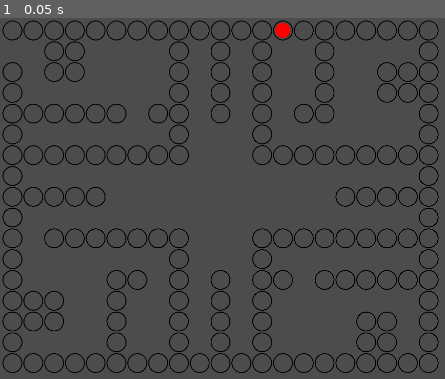
Above: before the commit, frame 1.
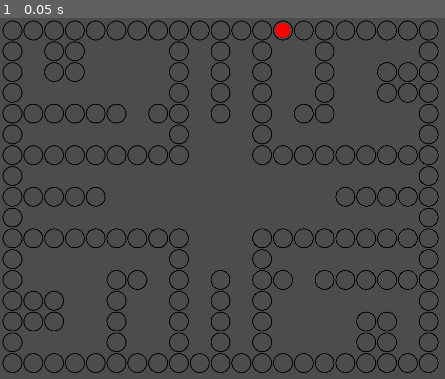
Above: after the commit, the same moment.

Repository: AngryTea/BoomBoomSorry
Game: Godot game, scene res://Main.tscn
The game is run twice, just before and just after one commit, with the same random seed, the same clock (stepped at 60 frames per second) and the same inputs.
Inputs:
- Up to frame 1 (0.05 s): no input

The runs differ from the first frame. In frame 1, less than 0.1% of the frame differs, in the area x 0-10%, y 6-64%.

Commit message:
Fixed map

Diff:
--- a/World/sample.json
+++ b/World/sample.json
@@ -1265,7 +1265,7 @@
     },
     {
         "id": 142,
-        "x": 250,
+        "x": 200,
         "y": 500,
         "next": [
             143
@@ -1274,7 +1274,7 @@
     },
     {
         "id": 143,
-        "x": 200,
+        "x": 150,
         "y": 500,
         "next": [
             144
@@ -1283,7 +1283,7 @@
     },
     {
         "id": 144,
-        "x": 150,
+        "x": 100,
         "y": 500,
         "next": [
             145
@@ -1292,7 +1292,7 @@
     },
     {
         "id": 145,
-        "x": 100,
+        "x": 50,
         "y": 500,
         "next": [
             132
@@ -1570,7 +1570,7 @@
     {
         "id": 176,
         "x": 0,
-        "y": 100,
+        "y": 50,
         "next": [
             1
         ],
--- a/default_env.tres
+++ b/default_env.tres
@@ -1,5 +1,7 @@
 [gd_resource type="Environment" load_steps=2 format=2]
+
 [sub_resource type="ProceduralSky" id=1]
+
 [resource]
 background_mode = 2
 background_sky = SubResource( 1 )
